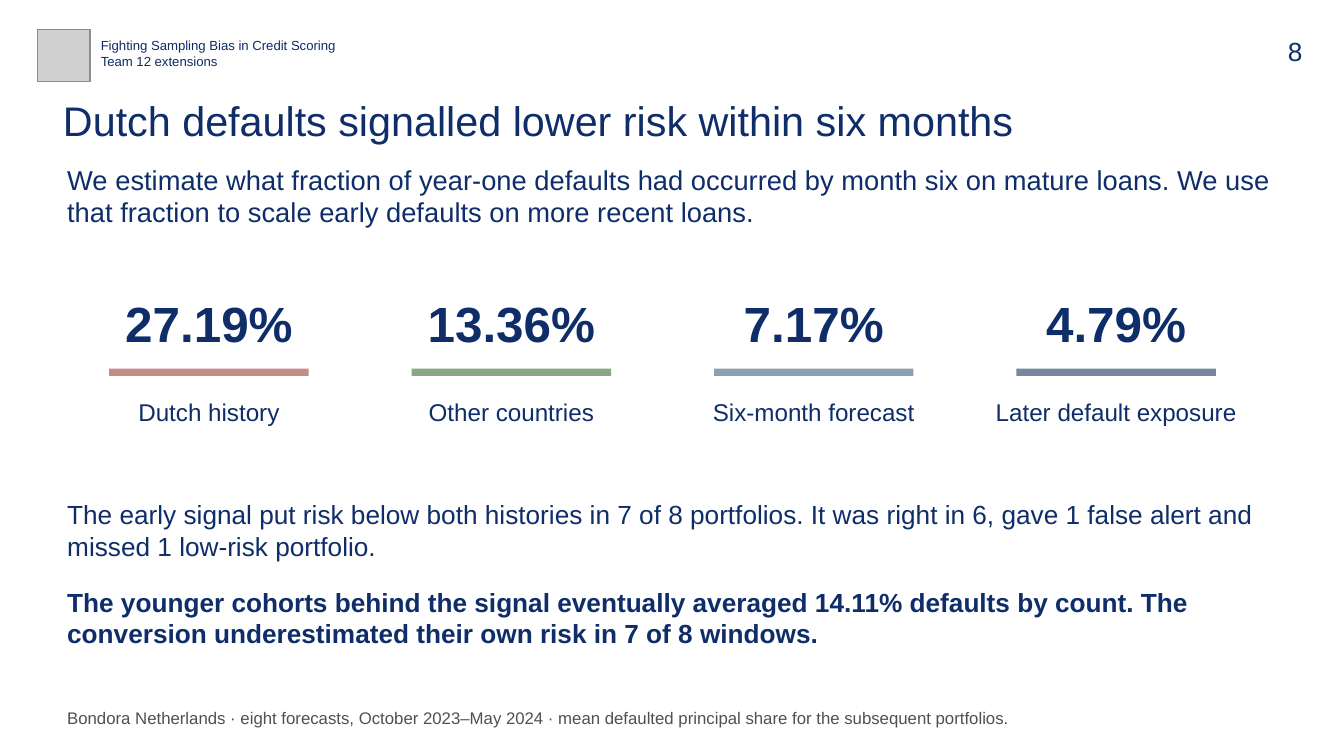
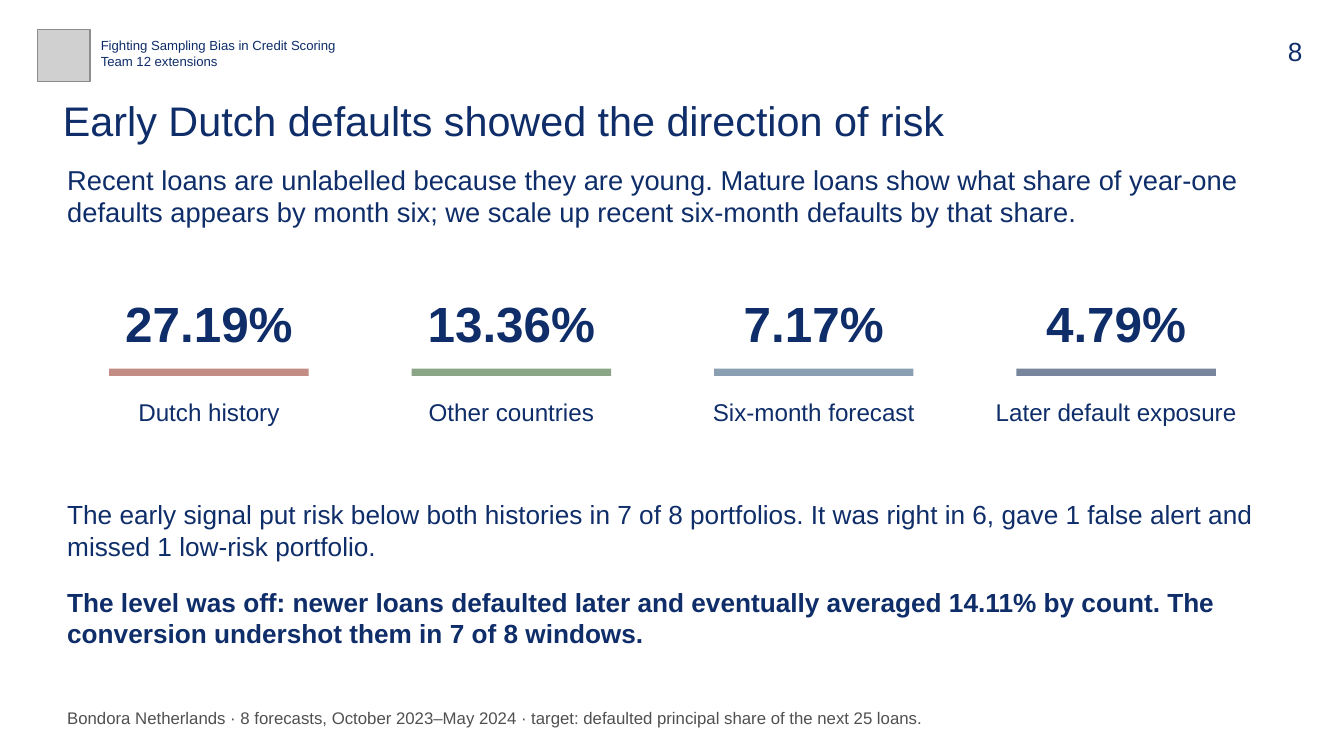
Before and after one commit to bigpurota/paper11, a slide deck: slide 8 of slides/paper11.pptx. Drawn at 1344x756 pixels with LibreOffice and Linux fonts; fonts in the diff are those of the drawing; grey boxes stand for pictures. Boxes give left, top, right and bottom in pixels: in the first picture for what was removed or moved away, otherwise in the second. Text is boxed around its words. In the diff, an @@ line names an element or a change of style, - is before the commit and + after.

```diff
--- a/slides/paper11.pptx
+++ b/slides/paper11.pptx
@@ text at [63,106,944,144]: text changed @@
-Dutch defaults signalled lower risk within six months
+Early Dutch defaults showed the direction of risk
@@ text at [67,170,1237,227]: text changed @@
-We estimate what fraction of year-one defaults had occurred by month six on mature loans. We use that fraction to scale early defaults on more recent loans.
+Recent loans are unlabelled because they are young. Mature loans show what share of year-one defaults appears by month six; we scale up recent six-month defaults by that share.
@@ text at [67,593,1214,644]: text changed @@
-The younger cohorts behind the signal eventually averaged 14.11% defaults by count. The conversion underestimated their own risk in 7 of 8 windows.
+The level was off: newer loans defaulted later and eventually averaged 14.11% by count. The conversion undershot them in 7 of 8 windows.
@@ text at [67,712,922,728]: text changed @@
-Bondora Netherlands · eight forecasts, October 2023–May 2024 · mean defaulted principal share for the subsequent portfolios.
+Bondora Netherlands · 8 forecasts, October 2023–May 2024 · target: defaulted principal share of the next 25 loans.
```
Also in this commit, not shown: 23 other slides changed, 1 slide added, 13 other files.
